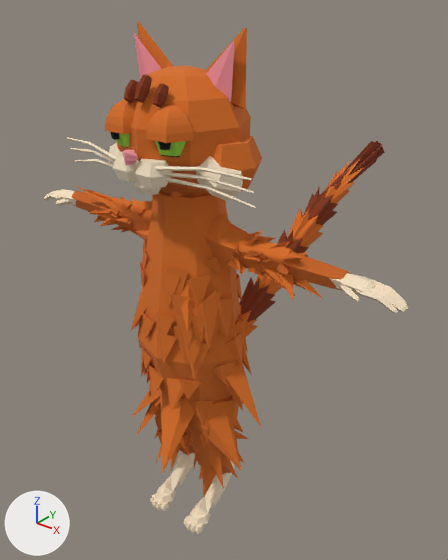
Before and after pictures for a commit that changed the Blender file tools/cat_lo.blend.
Both versions are drawn from a camera (50 mm lens) standing at (0.921, -1.022, 1.387) and looking at (-0.115, 0.273, 0.584). Arrows for +X, +Y and +Z are at lower left; the lights stay in place. The older version comes first.

Objects in the first picture: 'cat_lo'.
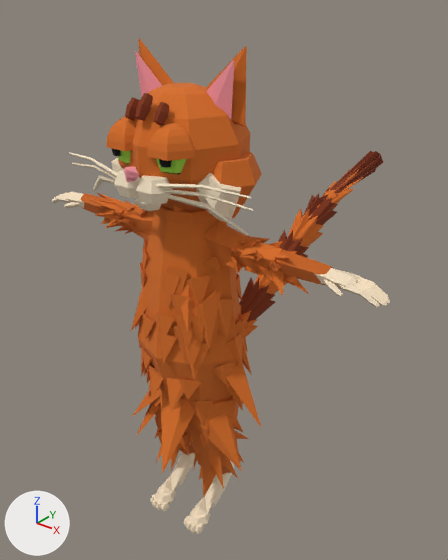
Where the change shows, as pixel boxes [x1, y1, x2, y2] in the pictures (448 x 560 px; the box of a moved part takes in the faces that stretch with it):
'cat_lo', reshaped (7% narrower): before [44, 21, 408, 534]; after [52, 39, 390, 534]
part 1 of me_cat_lo, moved or reshaped: before [373, 280, 407, 304]; after [356, 275, 388, 298]
part 2 of me_cat_lo, moved or reshaped: before [374, 285, 408, 309]; after [357, 279, 390, 304]
part 3 of me_cat_lo, moved or reshaped: before [370, 287, 405, 312]; after [353, 282, 387, 306]
part 4 of me_cat_lo, moved or reshaped: before [356, 288, 398, 313]; after [339, 283, 380, 307]
part 5 of me_cat_lo, moved or reshaped: before [340, 285, 360, 302]; after [324, 280, 343, 296]
part 6 of me_cat_lo, moved or reshaped: before [44, 193, 61, 200]; after [52, 195, 70, 203]
part 7 of me_cat_lo, moved or reshaped: before [56, 199, 71, 205]; after [64, 202, 80, 208]
part 8 of me_cat_lo, moved or reshaped: before [135, 159, 172, 188]; after [136, 175, 173, 205]
part 9 of me_cat_lo, moved or reshaped: before [113, 152, 139, 182]; after [114, 168, 140, 198]
part 10 of me_cat_lo, moved or reshaped: before [134, 181, 161, 195]; after [135, 197, 161, 211]
part 11 of me_cat_lo, moved or reshaped: before [122, 150, 138, 165]; after [123, 167, 139, 182]
part 12 of me_cat_lo, moved or reshaped: before [155, 141, 186, 156]; after [155, 158, 186, 173]
part 13 of me_cat_lo, moved or reshaped (mostly hidden): before [116, 133, 130, 147]; after [118, 150, 131, 163]
part 14 of me_cat_lo, moved or reshaped: before [158, 141, 171, 150]; after [159, 159, 172, 168]
part 15 of me_cat_lo, moved or reshaped: before [110, 132, 119, 140]; after [111, 148, 121, 156]
part 16 of me_cat_lo, moved or reshaped: before [146, 105, 195, 143]; after [147, 123, 195, 161]
part 17 of me_cat_lo, moved or reshaped: before [105, 99, 134, 134]; after [106, 117, 135, 151]
part 18 of me_cat_lo, moved or reshaped: before [56, 21, 377, 365]; after [65, 39, 360, 365]
part 19 of me_cat_lo, moved or reshaped: before [303, 141, 385, 220]; after [303, 151, 383, 219]

The change, as a list of edits to the scene's bpy script:
```text
Change me_cat_lo:
    used by ob_cat_lo; location = (0.0, 0.0, 0.0)
    remove me_cat_lo.from_pydata(...)  # 2910 vertices, 3189 faces; spans x -0.545..0.545, y -0.188..1.007, z 0.005..1.303
    add me_cat_lo.from_pydata(...)  # 2910 vertices, 3189 faces; spans x -0.508..0.508, y -0.188..1.007, z 0.005..1.268
    me_cat_lo part 1: the loose piece of 22 vertices spanning x 0.45..0.536, y 0.014..0.031, z 0.82..0.853 is moved by (-0.037, 0.0, 0.0)
    me_cat_lo part 2: the loose piece of 22 vertices spanning x 0.45..0.545, y -0.001..0.016, z 0.821..0.853 is moved by (-0.037, 0.0, 0.0)
    me_cat_lo part 3: the loose piece of 22 vertices spanning x 0.45..0.545, y -0.016..0.001, z 0.821..0.853 is moved by (-0.037, 0.0, 0.0)
    me_cat_lo part 4: the loose piece of 22 vertices spanning x 0.45..0.536, y -0.031..-0.014, z 0.82..0.853 is moved by (-0.037, 0.0, 0.0)
    me_cat_lo part 5: the loose piece of 22 vertices spanning x 0.412..0.463, y -0.038..-0.011, z 0.826..0.849 is moved by (-0.037, 0.0, 0.0)
    me_cat_lo part 6: the loose piece of 22 vertices spanning x -0.536..-0.45, y -0.031..-0.014, z 0.82..0.853 is moved by (0.037, 0.0, 0.0)
    me_cat_lo part 7: the loose piece of 22 vertices spanning x -0.463..-0.412, y -0.038..-0.011, z 0.826..0.849 is moved by (0.037, 0.0, 0.0)
    me_cat_lo part 8: the loose piece of 20 vertices spanning x -0.01..0.077, y -0.175..-0.108, z 1.006..1.056 is moved by (0.0, 0.0, -0.035)
    me_cat_lo part 9: the loose piece of 20 vertices spanning x -0.077..0.01, y -0.175..-0.108, z 1.006..1.056 is moved by (0.0, 0.0, -0.035)
    me_cat_lo part 10: the loose piece of 20 vertices spanning x -0.036..0.036, y -0.152..-0.1, z 0.978..1.012 is moved by (0.0, 0.0, -0.035)
    me_cat_lo part 11: the loose piece of 18 vertices spanning x -0.023..0.023, y -0.188..-0.16, z 1.049..1.075 is moved by (0.0, 0.0, -0.035)
    me_cat_lo part 12: the loose piece of 20 vertices spanning x 0.014..0.106, y -0.152..-0.069, z 1.069..1.134 is moved by (0.0, 0.0, -0.035)
    me_cat_lo part 13: the loose piece of 20 vertices spanning x -0.106..-0.014, y -0.152..-0.069, z 1.069..1.134 is moved by (0.0, 0.0, -0.035)
    me_cat_lo part 14: the loose piece of 20 vertices spanning x 0.057..0.085, y -0.156..-0.136, z 1.085..1.119 is moved by (0.0, 0.0, -0.035)
    me_cat_lo part 15: the loose piece of 20 vertices spanning x -0.085..-0.057, y -0.156..-0.136, z 1.085..1.119 is moved by (0.0, 0.0, -0.035)
    me_cat_lo part 16: the loose piece of 44 vertices spanning x 0.004..0.116, y -0.159..-0.062, z 1.102..1.163 is moved by (0.0, 0.0, -0.035)
    me_cat_lo part 17: the loose piece of 44 vertices spanning x -0.116..-0.004, y -0.159..-0.062, z 1.102..1.163 is moved by (0.0, 0.0, -0.035)
    me_cat_lo part 18: 846 of 2910 vertices moved; they spanned x -0.473..0.473, y -0.163..0.128, z 0.78..1.303 and now span x -0.436..0.436, y -0.163..0.128, z 0.778..1.268; mean shift (0.0, 0.001, -0.02); largest move (0.264, -0.108, 0.994) -> (0.23, -0.084, 0.921)
    me_cat_lo part 19: 68 of 2910 vertices moved; they spanned x -0.044..0.044, y 0.597..1.007, z 0.769..0.89 and now span x -0.044..0.044, y 0.597..1.007, z 0.768..0.855; mean shift (0.0, 0.0, -0.024); largest move (0.015, 0.929, 0.84) -> (0.015, 0.929, 0.805)
    other edits to the shape of me_cat_lo do not show in these pictures
```
